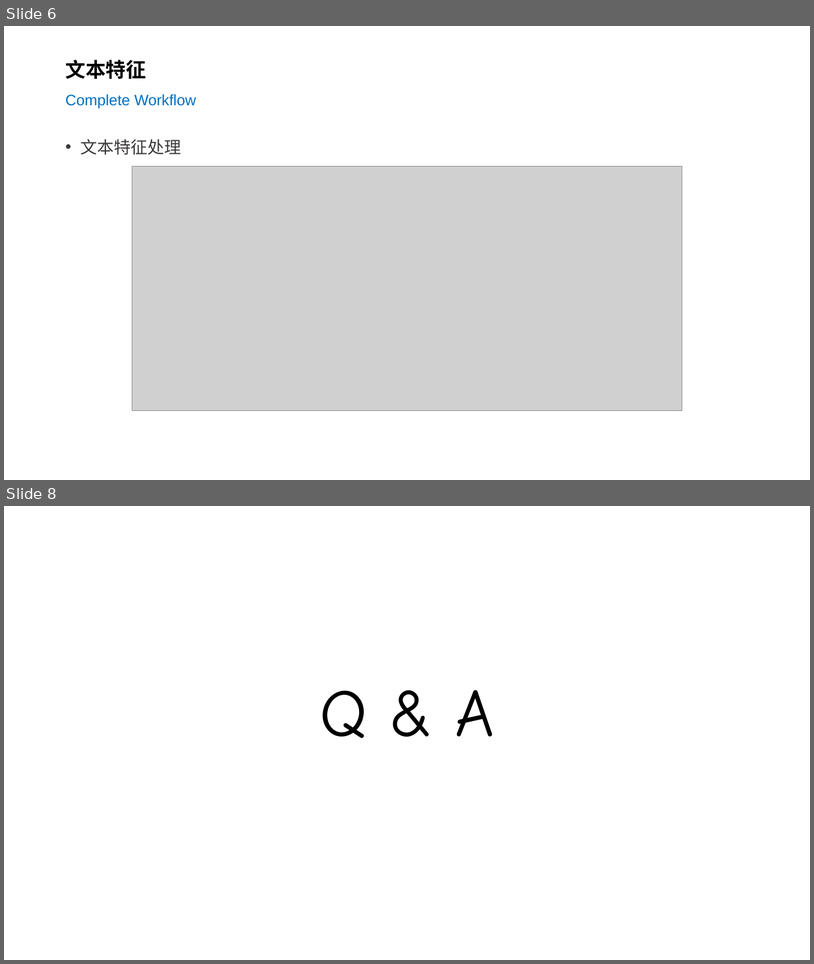
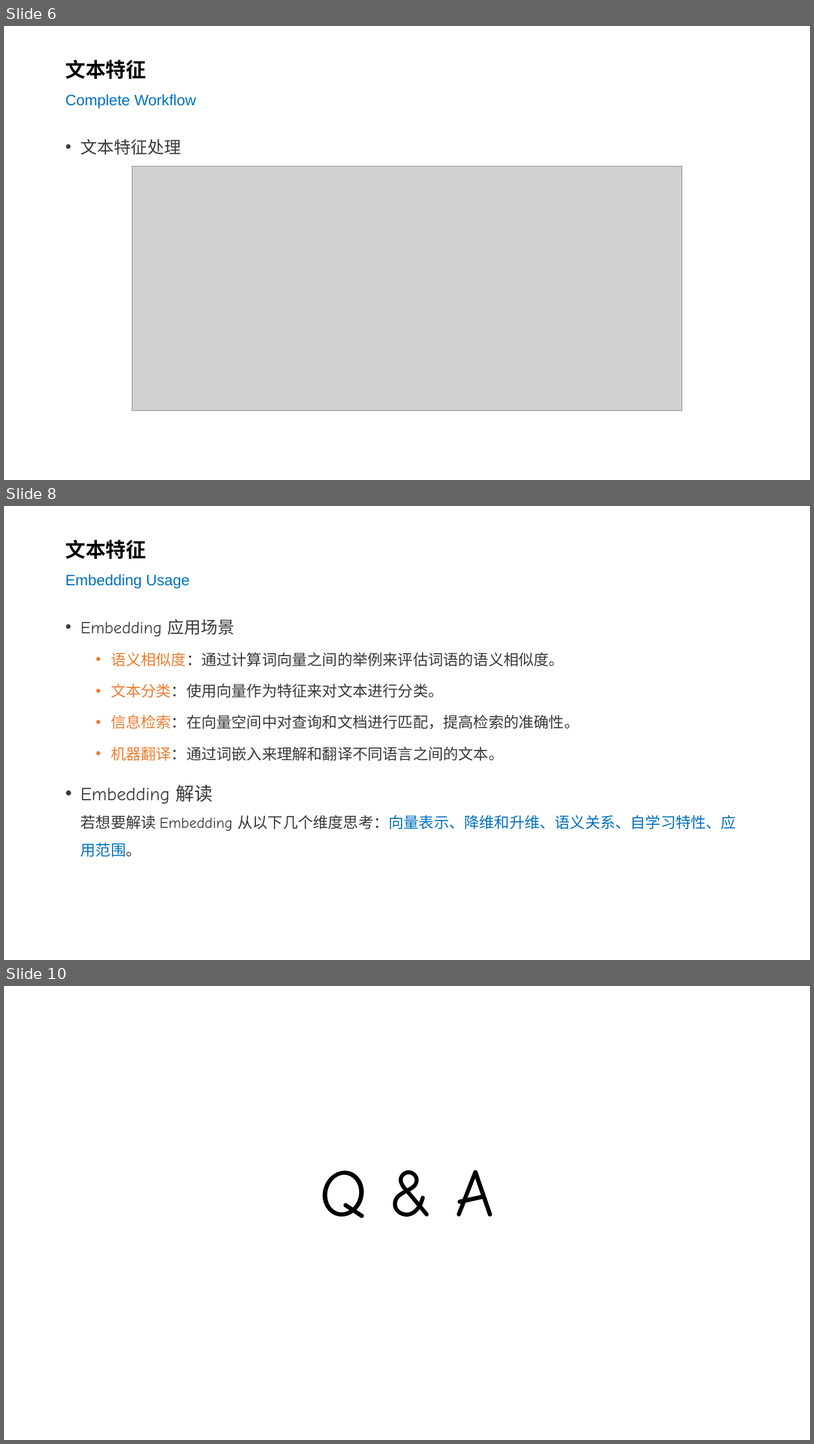
Before and after one commit to silentbalanceyh/cda-exam, a slide deck: ppt/04.二分类-文本输入.pptx. Shown one above the other, each under a label of ours: slides 6 and 8 before the commit, slides 6, 8 and 10 after it; the slides between them are not shown. The pictures are 814x964 and 814x1444 pixels, drawn with LibreOffice and Linux fonts; fonts in the diff are those of the drawing; grey boxes stand for pictures; background and template pictures are left out. Boxes give left, top, right and bottom in pixels: in the first picture for what was removed or moved away, otherwise in the second. Text is boxed around its words. In the diff, an @@ line names an element or a change of style, - is before the commit and + after.

Commit message:
文本输入

```diff
--- a/ppt/04.二分类-文本输入.pptx
+++ b/ppt/04.二分类-文本输入.pptx
@@ slide 8 added at <box>4,506,810,960</box>, background #FFFFFF @@
@@ title added at <box>65,540,190,589</box>, 18 pt, text #0070C0 @@
+文本特征
+Embedding Usage
@@ text added at <box>81,619,737,856</box>, 18 pt, text #3B3838 @@
+• Embedding 应用场景
+  • 语义相似度：通过计算词向量之间的举例来评估词语的语义相似度。
+  • 文本分类：使用向量作为特征来对文本进行分类。
+  • 信息检索：在向量空间中对查询和文档进行匹配，提高检索的准确性。
+  • 机器翻译：通过词嵌入来理解和翻译不同语言之间的文本。
+• Embedding 解读
+  若想要解读 Embedding 从以下几个维度思考：向量表示、降维和升维、语义关系、自学习特性、应用范围。
@@ what was slide 8 is now slide 10 @@
```
Also in this commit, not shown: 2 slides changed, 1 other slide added, 1 other file.
